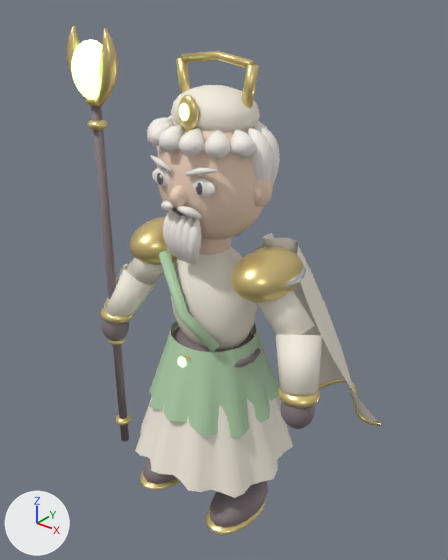
The glTF model samkok/web/models/04-e1.glb: old version first, new version second.
Camera for both pictures: a 50 mm lens placed at (2.34, -2.81, 3.54), pointed at (-0.05, 0.18, 1.68). The lights are fixed; the arrows at lower left show +X, +Y and +Z. The older version comes first.

In view in the first picture: '04_T1_Verdant Immortal_Mesh'.
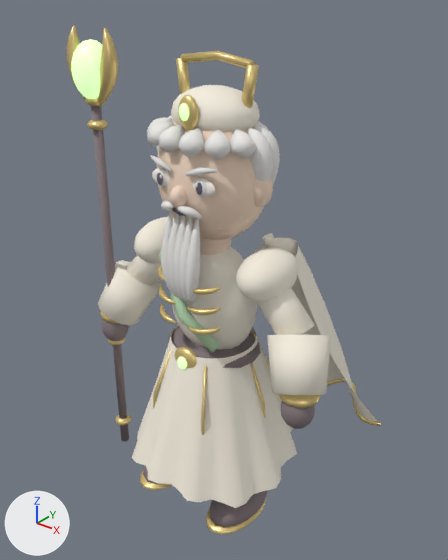
Location of each change, [x1, y1, x2, y2] in pixels of the pictures (448 x 560 px; the box of a moved part takes in the faces that stretch with it):
'04_T1_Verdant Immortal_Mesh', surface changed, reshaped: [67, 26, 381, 535] in both
part 1 of me_04_t1_verdant_immortal_mesh, added: after [158, 265, 165, 282]
part 2 of me_04_t1_verdant_immortal_mesh, added: after [159, 285, 175, 304]
part 3 of me_04_t1_verdant_immortal_mesh, added: after [160, 304, 177, 323]
part 4 of me_04_t1_verdant_immortal_mesh, added: after [193, 287, 221, 295]
part 5 of me_04_t1_verdant_immortal_mesh, added: after [187, 307, 221, 315]
part 6 of me_04_t1_verdant_immortal_mesh, added: after [187, 327, 221, 335]
part 7 of me_04_t1_verdant_immortal_mesh, rebuilt (21% wider, 14% taller): before [104, 264, 156, 322]; after [98, 260, 161, 326]
part 8 of me_04_t1_verdant_immortal_mesh, rebuilt (38% wider): before [276, 335, 322, 395]; after [267, 335, 331, 395]
part 9 of me_04_t1_verdant_immortal_mesh, deleted (mostly hidden): before [286, 265, 306, 288]
part 10 of me_04_t1_verdant_immortal_mesh, moved or reshaped: before [135, 210, 293, 498]; after [132, 210, 297, 508]
part 11 of me_04_t1_verdant_immortal_mesh, recoloured: [134, 217, 299, 301] in both
part 12 of me_04_t1_verdant_immortal_mesh, edited (looks the same): [147, 115, 280, 251] in both

Edits to the bpy script that builds the scene:
```text
Change mat_magic_8cfa65:
    mat_magic_8cfa65.emission_strength: 1.961 -> 1.0
Add mat_hair_d8d5cf:
    mat_hair_d8d5cf = principled_material('Hair d8d5cf')
    mat_hair_d8d5cf.base_color = (0.847, 0.835, 0.812)  # white #edece9
    mat_hair_d8d5cf.roughness = 0.72
Change me_04_t1_verdant_immortal_mesh:
    remove me_04_t1_verdant_immortal_mesh.from_pydata(...)  # 10140 vertices, 18496 faces; spans x -1.01..0.94, y -0.58..0.96, z 0.02..3.28
    add me_04_t1_verdant_immortal_mesh.from_pydata(...)  # 9872 vertices, 18096 faces; spans x -1.01..0.94, y -0.62..0.96, z 0.02..3.28
    me_04_t1_verdant_immortal_mesh part 1: the loose piece of 54 vertices spanning x -0.04..0.04, y -0.32..-0.23, z 1.98..2.3 is copied, and the copy is multiplied about its middle by the matrix ((-0.084, 0.248, 0.64), (0.0, 0.546, -0.216), (-0.514, 0.063, -0.091)), then moved by (-0.16, -0.01, -0.28), in mat_antique_gold (yellow #e6cc88); it spans x -0.26..-0.05, y -0.32..-0.23, z 1.83..1.89
    me_04_t1_verdant_immortal_mesh part 2: the loose piece of 54 vertices spanning x -0.04..0.04, y -0.32..-0.23, z 1.98..2.3 is copied, and the copy is multiplied about its middle by the matrix ((-0.084, 0.248, 0.64), (0.0, 0.546, -0.216), (-0.514, 0.063, -0.091)), then moved by (-0.16, -0.01, -0.42), in mat_antique_gold (yellow #e6cc88); it spans x -0.26..-0.05, y -0.32..-0.23, z 1.69..1.75
    me_04_t1_verdant_immortal_mesh part 3: the loose piece of 54 vertices spanning x -0.04..0.04, y -0.32..-0.23, z 1.98..2.3 is copied, and the copy is multiplied about its middle by the matrix ((-0.084, 0.248, 0.64), (0.0, 0.546, -0.216), (-0.514, 0.063, -0.091)), then moved by (-0.16, -0.01, -0.56), in mat_antique_gold (yellow #e6cc88); it spans x -0.26..-0.05, y -0.32..-0.23, z 1.55..1.61
    me_04_t1_verdant_immortal_mesh part 4: the loose piece of 54 vertices spanning x -0.04..0.04, y -0.32..-0.23, z 1.98..2.3 is copied, and the copy is multiplied about its middle by the matrix ((-0.084, -0.248, -0.64), (0.0, 0.546, -0.216), (0.514, 0.063, -0.091)), then moved by (0.16, -0.01, -0.28), in mat_antique_gold (yellow #e6cc88); it spans x 0.05..0.26, y -0.32..-0.23, z 1.83..1.89
    me_04_t1_verdant_immortal_mesh part 5: the loose piece of 54 vertices spanning x -0.04..0.04, y -0.32..-0.23, z 1.98..2.3 is copied, and the copy is multiplied about its middle by the matrix ((-0.084, -0.248, -0.64), (0.0, 0.546, -0.216), (0.514, 0.063, -0.091)), then moved by (0.16, -0.01, -0.42), in mat_antique_gold (yellow #e6cc88); it spans x 0.05..0.26, y -0.32..-0.23, z 1.69..1.75
    me_04_t1_verdant_immortal_mesh part 6: the loose piece of 54 vertices spanning x -0.04..0.04, y -0.32..-0.23, z 1.98..2.3 is copied, and the copy is multiplied about its middle by the matrix ((-0.084, -0.248, -0.64), (0.0, 0.546, -0.216), (0.514, 0.063, -0.091)), then moved by (0.16, -0.01, -0.56), in mat_antique_gold (yellow #e6cc88); it spans x 0.05..0.26, y -0.32..-0.23, z 1.55..1.61
    me_04_t1_verdant_immortal_mesh part 7: the loose piece of 20 vertices spanning x -0.89..-0.55, y -0.25..0.11, z 1.26..1.68 is rebuilt with 20 vertices and now spans x -0.94..-0.5, y -0.3..0.15, z 1.24..1.71
    me_04_t1_verdant_immortal_mesh part 8: the loose piece of 20 vertices spanning x 0.55..0.89, y -0.25..0.11, z 1.26..1.68 is rebuilt with 20 vertices and now spans x 0.5..0.94, y -0.3..0.15, z 1.24..1.71
    me_04_t1_verdant_immortal_mesh part 9: the loose piece of 176 vertices spanning x 0.29..0.63, y -0.2..0.26, z 1.88..1.99 is deleted
    me_04_t1_verdant_immortal_mesh part 10: 792 vertices moved from x -0.62..0.62, y -0.58..0.58, z 0.44..2.27 to x -0.62..0.62, y -0.62..0.62, z 0.38..2.21; 240 vertices removed from x -0.48..0.48, y -0.48..0.48, z 0.83..1.4
    me_04_t1_verdant_immortal_mesh part 11: 640 faces spanning x -0.59..0.59, y -0.24..0.24, z 1.79..2.09 switch from mat_antique_gold (yellow #edd691) to mat_silk_f0e1c2 (white #f8f1e2)
    me_04_t1_verdant_immortal_mesh part 12: 2888 faces spanning x -0.43..0.43, y -0.35..0.33, z 1.72..2.8 switch from mat_hair_f3e8d9 (white #faf5ee) to mat_hair_d8d5cf (white #edece9)
    other edits to the shape of me_04_t1_verdant_immortal_mesh do not show in these pictures
    remove me_04_t1_verdant_immortal_mesh.materials.append(mat_steel)  # white #dfe7ee
```
